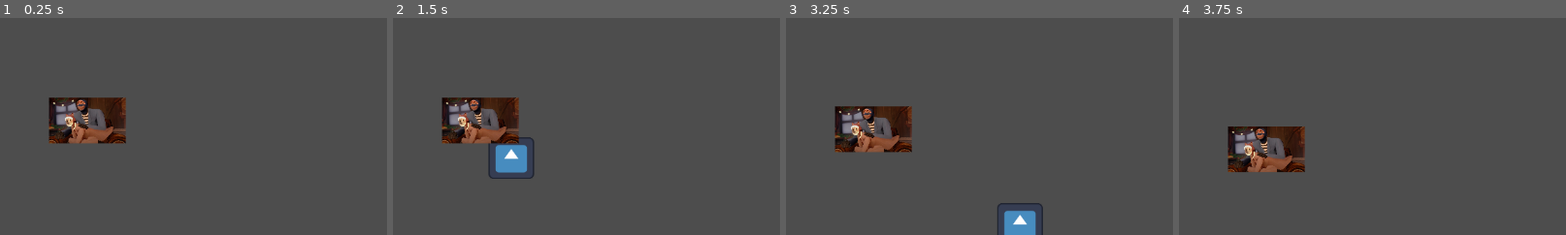
Above: before the commit, frames 1-4 (left to right).
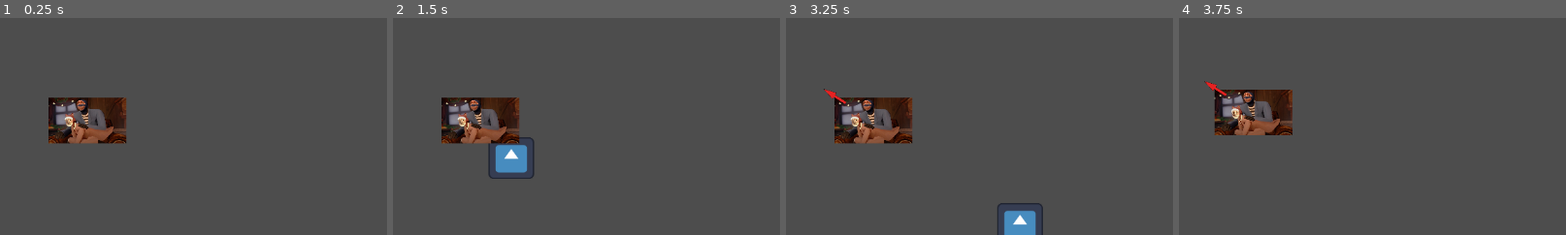
Above: after the commit, the same moments.

Repository: nick-leslie/Gmtk-game-jam-2025
Game: Godot game, scene res://Scenes/main.tscn
Two runs of this game, one before a commit and one after it. Both use one fixed random seed, a clock stepped at 60 frames per second and the inputs below. The engine's default icon, where the game draws it, is replaced by a stand-in: a white triangle on a blue panel in a dark square.
Inputs (mouse positions are % of the whole screen's width and height, from its top left):
- Up to frame 1 (0.25 s): no input
- Up to frame 2 (1.5 s): tap Enter at 0.5 s; move the mouse to (72, 45) at 0.52 s; click (72, 45) at 0.67 s; tap Space at 1.25 s; move the mouse to (30, 55) at 1.27 s; click (30, 55) at 1.42 s
- Up to frame 3 (3.25 s): tap Enter at 2 s; move the mouse to (60, 28) at 2.02 s; click (60, 28) at 2.17 s; tap Space at 2.75 s; move the mouse to (45, 70) at 2.77 s; click (45, 70) at 2.92 s
- Up to frame 4 (3.75 s): move the mouse to (80, 65) at 3.52 s; click (80, 65) at 3.67 s
The pictures show only the part of the screen within x 15-65%, y 23-73%; the shares and areas given below are measured in that part.

The runs differ from the first frame. In frame 1, 0.2% of the frame differs, in the area x 12-33%, y 36-58%; in frame 2, 0.2%; in frame 3, 3.8%; in frame 4, 6.5%, in the area x 6-33%, y 29-71%.

Commit message:
Got basic telegraph working

Diff:
--- a/Scenes/Enemies/test_enemy.tscn
+++ b/Scenes/Enemies/test_enemy.tscn
@@ -6,9 +6,12 @@
 
 [node name="Enemy" instance=ExtResource("1_366os")]
 script = ExtResource("2_kksxm")
+health = 0.0
 idle_state_time = 3.0
+telegraph_state_time = 0.5
 move_state_time = 1.0
 
-[node name="Sprite2D" parent="." index="0"]
-scale = Vector2(0.06, 0.06)
+[node name="EnemySprite" parent="." index="0"]
+position = Vector2(-7.62939e-06, 0)
+scale = Vector2(0.0605744, 0.0591819)
 texture = ExtResource("3_v1mop")
--- a/Scenes/enemy.tscn
+++ b/Scenes/enemy.tscn
@@ -1,22 +1,27 @@
-[gd_scene load_steps=4 format=3 uid="uid://br6ossimt5dux"]
+[gd_scene load_steps=5 format=3 uid="uid://br6ossimt5dux"]
 
 [ext_resource type="Script" uid="uid://1vwnd0vx5oax" path="res://Scripts/enemy.gd" id="1_4gyqm"]
 [ext_resource type="Texture2D" uid="uid://c72goxnk8uioy" path="res://Sprites/enemy_temp.png" id="2_qi2p4"]
+[ext_resource type="Texture2D" uid="uid://brugnqiduxnm5" path="res://Sprites/Arrow.svg" id="3_afpow"]
 
 [sub_resource type="RectangleShape2D" id="RectangleShape2D_1f0kj"]
 size = Vector2(116, 70)
 
 [node name="Enemy" type="Node2D"]
 script = ExtResource("1_4gyqm")
-health = 10
+health = 10.0
 max_speed = 3.5
 dash_mult = 1.5
 
-[node name="Sprite2D" type="Sprite2D" parent="."]
+[node name="EnemySprite" type="Sprite2D" parent="."]
 scale = Vector2(0.3, 0.3)
 texture = ExtResource("2_qi2p4")
 
-[node name="Area2D" type="Area2D" parent="."]
+[node name="EnemyArea" type="Area2D" parent="."]
 
-[node name="CollisionShape2D" type="CollisionShape2D" parent="Area2D"]
+[node name="EnemyHitbox" type="CollisionShape2D" parent="EnemyArea"]
 shape = SubResource("RectangleShape2D_1f0kj")
+
+[node name="TelegraphSprite" type="Sprite2D" parent="."]
+visible = false
+texture = ExtResource("3_afpow")
--- a/Scripts/Enemies/test_enemy.gd
+++ b/Scripts/Enemies/test_enemy.gd
@@ -1,29 +1,35 @@
 extends Enemy
 
-@export var idle_state_time: float
-var idle_counter := 0.0
-
-@export var move_state_time: float
-var move_counter := 0.0
-
-var direction := Vector2(0,0)
-var magnitude := 0.0
+var direction := Vector2(
+		randi_range(-1, 1),
+		randi_range(-1,1)
+		)
+var magnitude := randi_range(1, max_speed)
 
 #Transistion functions
 func idleTransition(delta: float):
-	if idle_counter < idle_state_time:
-		idle_counter += delta
+	if idle_elapsed_time < idle_state_time:
+		idle_elapsed_time += delta
 		return State.IDLE
 	else:
-		idle_counter = 0.0
+		idle_elapsed_time = 0.0
+		return State.TELEGRAPH
+
+func telegraphTransition(delta: float) -> State:
+	if telegraph_elapsed_time < telegraph_state_time:
+		telegraph_elapsed_time += delta
+		return State.TELEGRAPH
+	else:
+		telegraph_elapsed_time = 0.0
 		return State.MOVE
+	pass
 
 func moveTransition(delta: float):
-	if move_counter < move_state_time:
-		move_counter += delta
+	if move_elapsed_time < move_state_time:
+		move_elapsed_time += delta
 		return State.MOVE
 	else:
-		move_counter = 0.0
+		move_elapsed_time = 0.0
 		return State.IDLE
 
 func windupTransition(delta: float):
@@ -42,21 +48,56 @@
 func idleState(): #State logic for idle state
 	pass
 
-func moveState():
-	var screen_size = get_viewport_rect().size
-	var texture_size = $Sprite2D.texture.get_size()
-	var sprite_size = texture_size * $Sprite2D.scale
+func telegraphState():
 
-	#Generate random direction if first time in move state from other state
-	if move_counter == 0:
+	var texture_size = $EnemySprite.texture.get_size()
+	var sprite_size = texture_size * $EnemySprite.scale
+	var enemy_radius = max(sprite_size.x, sprite_size.y) * 0.5
+
+	# First time entering state logic
+	if telegraph_elapsed_time == 0:
 		# Generate random direction vector
-		direction = Vector2(
-		randi_range(-1, 1),
-		randi_range(-1,1)
-		)
+		var angle = randf_range(0, TAU)
+		direction = Vector2(cos(angle), sin(angle))
+		# TODO bias it to move in away from the edge of the screen if it gets too close
 
 		# Generate random magnitude
 		magnitude = randi_range(1, max_speed)
+
+	#Scale the telegraph sprite
+	var telegraph_texture_size = $TelegraphSprite.texture.get_size()
+	var target_size = sprite_size * (magnitude / max_speed) # TODO might need to scale this better
+
+	# Calculate uniform scale factor based on the smaller ratio (to fit within bounds)
+	var scale_factor = min(
+		target_size.x / telegraph_texture_size.x,
+		target_size.y / telegraph_texture_size.y
+	)
+	# Apply uniform scale to preserve aspect ratio
+	$TelegraphSprite.scale = Vector2.ONE * scale_factor
+
+	if direction != Vector2.ZERO:
+
+		# Rotate the sprite to the same direction as vector
+		var telegraph_direction = direction.normalized()
+		$TelegraphSprite.rotation = direction.angle() + deg_to_rad(90)
+
+
+	# Position the telegraph arrow next to the enemy sprite, in the given direction
+	var offset_distance = enemy_radius + 10  # "10" is margin to push it slightly outside
+	$TelegraphSprite.position = $EnemySprite.position + direction * offset_distance
+
+	# Dynamically figure out how long to blink for based on delta and telegraph blink counter
+	var telegraph_period = (telegraph_state_time / (telegraph_blink_count * 2))
+
+	var blink_phase = int(telegraph_elapsed_time / telegraph_period) % 2
+	$TelegraphSprite.visible = blink_phase == 0
+
+func moveState():
+	var screen_size = get_viewport_rect().size
+	var texture_size = $EnemySprite.texture.get_size()
+	var sprite_size = texture_size * $EnemySprite.scale
+
 
 	# Move by vector
 	var offset = direction * magnitude
--- a/Scripts/enemy.gd
+++ b/Scripts/enemy.gd
@@ -3,15 +3,46 @@
 class_name Enemy
 
 #@export var enemy_stats: Resource #use .tres
-@export var health: int
+@export_category("Stats")
+@export var health: float
 @export var max_speed: float
 @export var dash_mult: float
+@export var telegraph_blink_count: int = 3 # How many times you want the telegraph to blink
+var telegraph_blink_counter := 0 # Number of times the telegraph has blinked
+
+@export_category("State Machine")
+@export var idle_state_time: float
+var idle_elapsed_time := 0.0
+
+@export var telegraph_state_time: float
+var telegraph_elapsed_time := 0.0
+
+@export var move_state_time: float
+var move_elapsed_time := 0.0
+
+@export var windup_state_time: float
+var windup_elapsed_time := 0.0
+
+@export var attack_state_time: float
+var attack_elapsed_time := 0.0
+
+@export var run_and_gun_state_time: float
+var run_and_gun_elapsed_time := 0.0
+
+@export var dash_state_time: float
+var dash_elapsed_time := 0.0
+
+
+
+@export_group("Raycast")
 @export var ray_count:int
 @export var ray_length:float
 @export_flags_2d_physics var collision_mask: int
 @onready var debug_line = Line2D.new()
+
 enum State {
 	IDLE,
+	TELEGRAPH,
 	MOVE,
 	WINDUP,
 	ATTACK,
@@ -58,6 +89,8 @@
 	match current_state:
 		State.IDLE:
 			return idleTransition(delta)
+		State.TELEGRAPH:
+			return telegraphTransition(delta)
 		State.MOVE:
 			return moveTransition(delta)
 		State.ATTACK:
@@ -75,6 +108,8 @@
 	match current_state:
 		State.IDLE:
 			idleState()
+		State.TELEGRAPH:
+			telegraphState()
 		State.MOVE:
 			moveState()
 		State.ATTACK:
@@ -90,6 +125,10 @@
 #Transistion functions
 func idleTransition(delta: float) -> State:
 	return State.IDLE
+	pass
+
+func telegraphTransition(delta: float) -> State:
+	return State.TELEGRAPH
 	pass
 
 func moveTransition(delta: float) -> State:
@@ -116,6 +155,9 @@
 func idleState(): #State logic for idle state
 	pass
 
+func telegraphState():
+	pass
+
 func moveState():
 	pass
 
--- /dev/null
+++ b/Sprites/Arrow.svg
@@ -0,0 +1,2 @@
+<?xml version="1.0" encoding="utf-8"?>
+<svg xmlns="http://www.w3.org/2000/svg" viewBox="229.3243 54.8029 46 166.104" width="46px" height="166.104px" xmlns:bx="https://boxy-svg.com"><path d="M 252.325 212.907 H 337.429 L 337.429 197.907 L 418.429 220.907 L 337.429 243.907 L 337.429 228.907 H 252.325 V 212.907 Z" bx:shape="arrow 252.325 197.907 166.104 46 16 81 0 1@a88be22b" style="stroke: rgb(0, 0, 0); fill: rgb(231, 34, 34);" transform="matrix(0, -1, 1, 0, 31.41730499267578, 473.2319030761719)" id="object-0"/></svg>
--- /dev/null
+++ b/main.tscn
@@ -0,0 +1,36 @@
+[gd_scene load_steps=5 format=3 uid="uid://g0wog28kkiy"]
+
+[ext_resource type="Script" uid="uid://cagswdrat2x2a" path="res://Scripts/player.gd" id="1_0xm2m"]
+[ext_resource type="Script" uid="uid://cm1h0xl5gt6nq" path="res://Scripts/line_collider.gd" id="1_lquwl"]
+[ext_resource type="Texture2D" uid="uid://dxxihuobndwvl" path="res://icon.svg" id="2_h2yge"]
+[ext_resource type="Script" uid="uid://bp2pjt4dtaffb" path="res://head_collider_body.gd" id="5_7mycd"]
+
+[node name="Node2D" type="Node2D"]
+
+[node name="HeadColliderBody" type="Area2D" parent="."]
+collision_layer = 2
+script = ExtResource("5_7mycd")
+
+[node name="HeadCollider" type="CollisionShape2D" parent="HeadColliderBody"]
+
+[node name="Line" type="Line2D" parent="."]
+
+[node name="LineCollider" type="Area2D" parent="Line"]
+collision_mask = 2
+script = ExtResource("1_lquwl")
+
+[node name="Stylest" type="Node2D" parent="."]
+script = ExtResource("1_0xm2m")
+
+[node name="Sprite2D" type="Sprite2D" parent="Stylest"]
+position = Vector2(0.999996, 2)
+scale = Vector2(0.4375, 0.4375)
+texture = ExtResource("2_h2yge")
+
+[node name="StartNode" type="Node2D" parent="."]
+
+[node name="Sprite2D" type="Sprite2D" parent="StartNode"]
+scale = Vector2(0.53125, 0.488281)
+texture = ExtResource("2_h2yge")
+
+[node name="col_checker" type="Node2D" parent="."]
Not shown, added: Sprites/Arrow.svg.import
